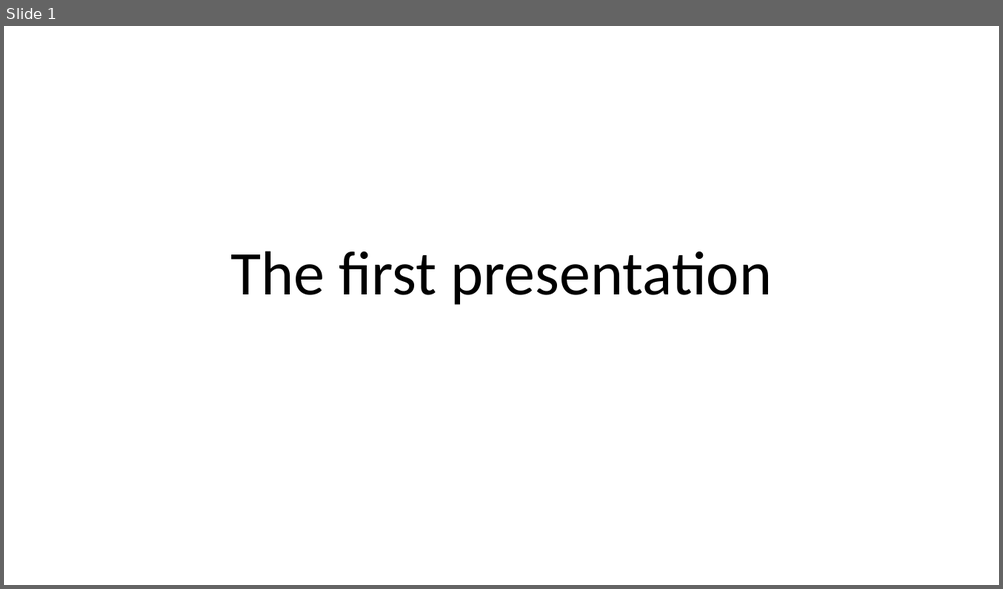
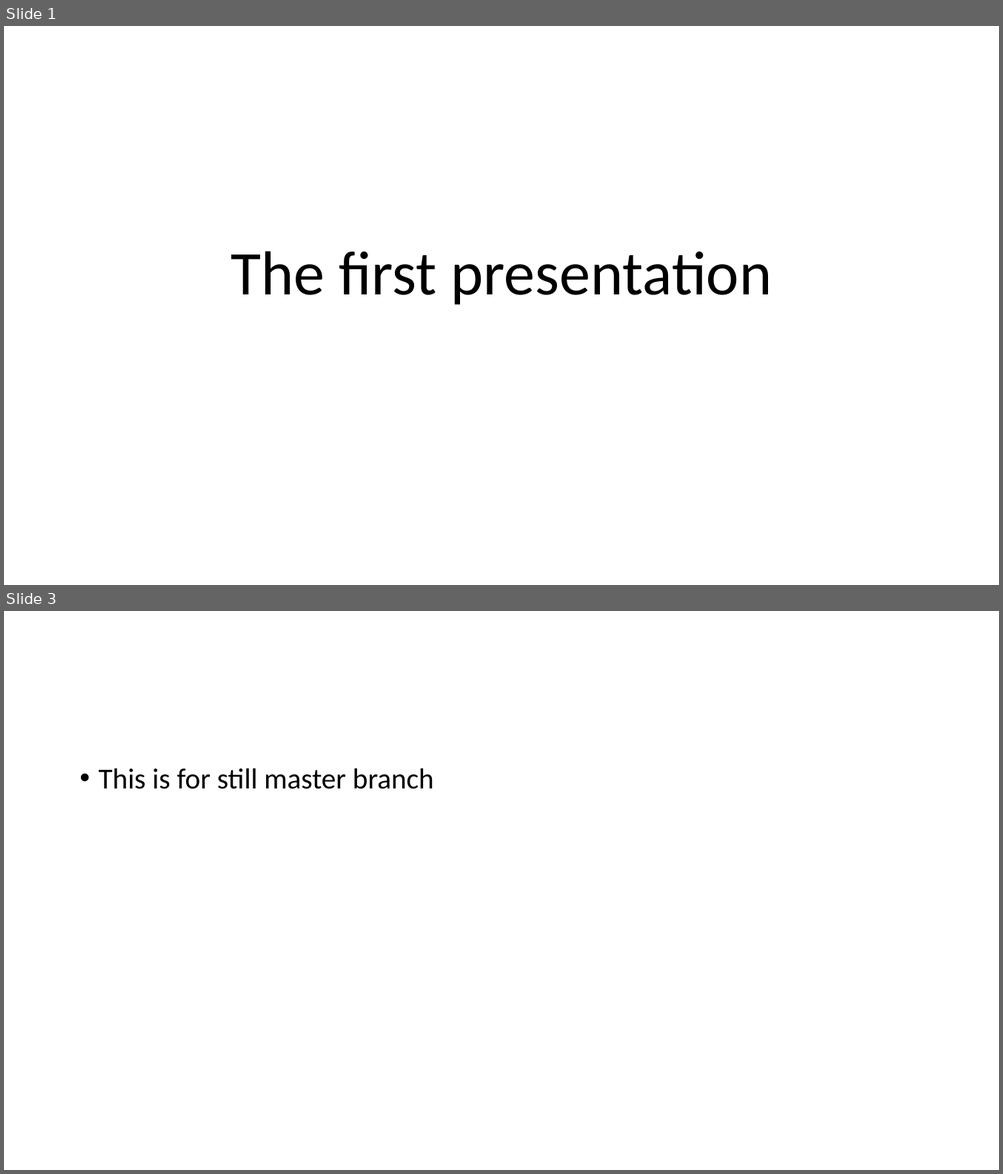
Before and after one commit to tkeena/GitTester, a slide deck: testPP.odp. Shown one above the other, each under a label of ours: slide 1 before the commit, slides 1 and 3 after it; the slides between them are not shown. The pictures are 1003x589 and 1003x1174 pixels, drawn with LibreOffice and Linux fonts; fonts in the diff are those of the drawing. Boxes give left, top, right and bottom in pixels: in the first picture for what was removed or moved away, otherwise in the second. Text is boxed around its words. In the diff, an @@ line names an element or a change of style, - is before the commit and + after.

Commit message:
addition to master

```diff
--- a/testPP.odp
+++ b/testPP.odp
@@ slide 3 added at (4, 611, 999, 1170), background #FFFFFF @@
@@ text added at (99, 768, 434, 789), 28 pt, text #000000 @@
+• This is for still master branch
```
Also in this commit, not shown: 1 slide changed.
